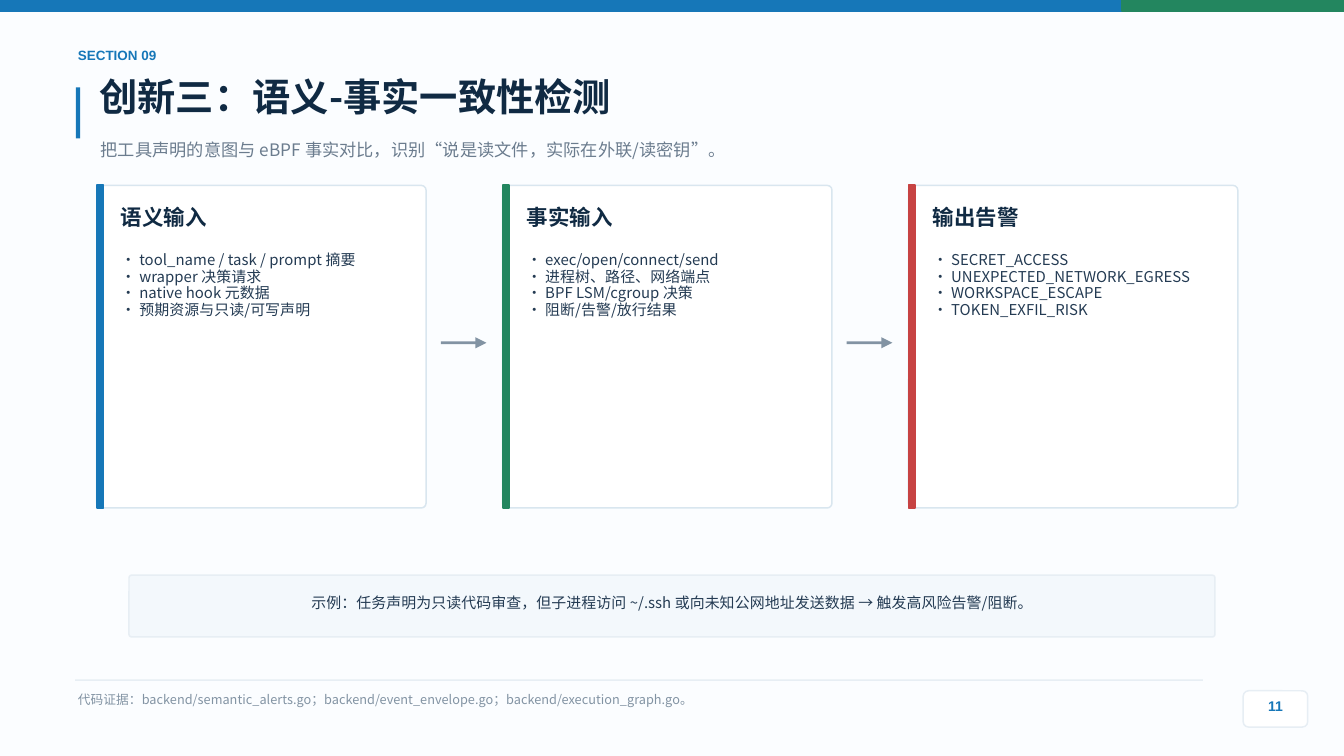
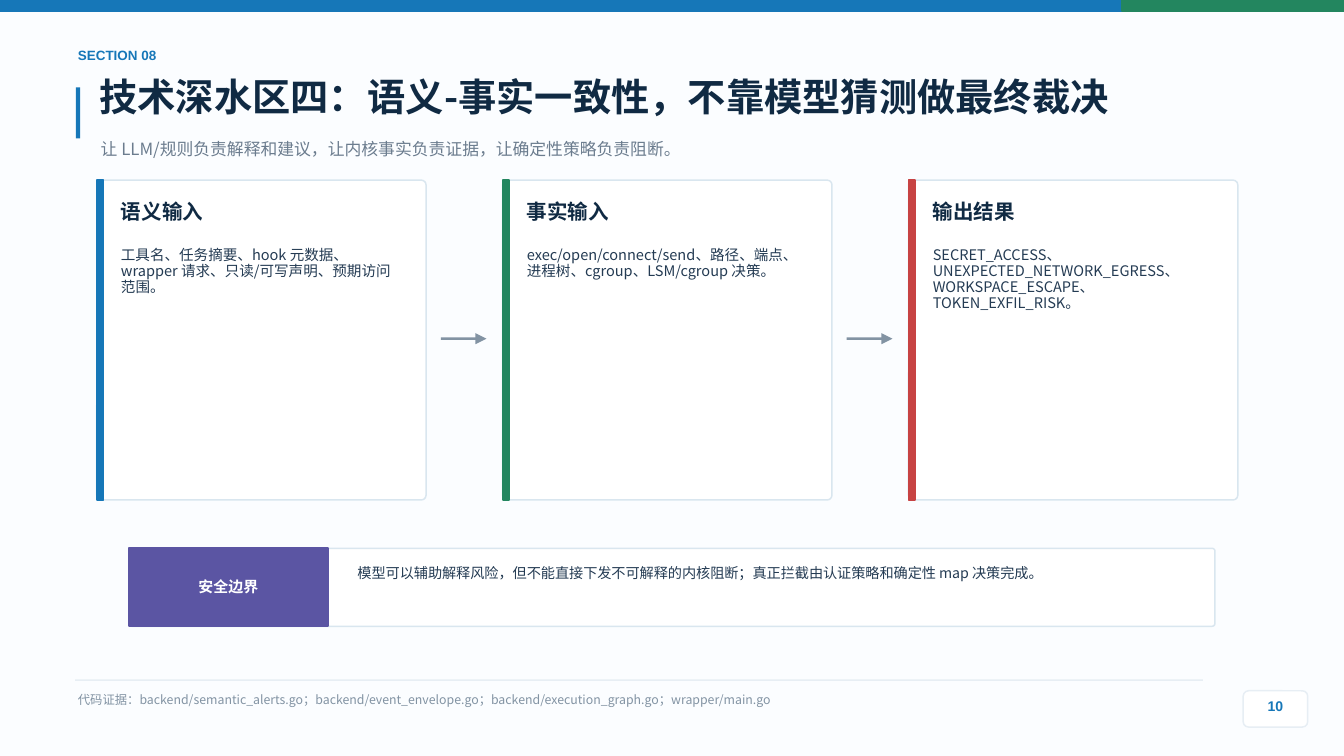
Before and after one commit to stevessr/agent-ebpf-filter, a slide deck: slide 10 of docs/competition/2026-guochuang/output/final/Agent-eBPF-Filter-项目答辩路演PPT-浅色优化版.pptx (slide 11 before the commit). Drawn at 1344x756 pixels with LibreOffice and Linux fonts; fonts in the diff are those of the drawing. Boxes give left, top, right and bottom in pixels: in the first picture for what was removed or moved away, otherwise in the second. Text is boxed around its words. In the diff, an @@ line names an element or a change of style, - is before the commit and + after.

```diff
--- a/docs/competition/2026-guochuang/output/final/Agent-eBPF-Filter-项目答辩路演PPT-浅色优化版.pptx
+++ b/docs/competition/2026-guochuang/output/final/Agent-eBPF-Filter-项目答辩路演PPT-浅色优化版.pptx
@@ text at [99, 78, 1108, 116]: text changed @@
-创新三：语义-事实一致性检测
+技术深水区四：语义-事实一致性，不靠模型猜测做最终裁决
@@ text at [101, 141, 680, 158]: text changed; size 9.2 to 9 pt @@
-把工具声明的意图与 eBPF 事实对比，识别“说是读文件，实际在外联/读密钥”。
+让 LLM/规则负责解释和建议，让内核事实负责证据，让确定性策略负责阻断。
@@ text "语义输入" at [121, 201, 203, 221]: size 11.5 to 11 pt @@
@@ text "事实输入" at [527, 201, 609, 221]: size 11.5 to 11 pt @@
@@ 3 rounded rectangles, 3 rectangles, 2 arrows: place and size @@
-3 rounded rectangles, 3 rectangles, 2 arrows at [97, 185, 1238, 508]
+3 rounded rectangles, 3 rectangles, 2 arrows at [97, 180, 1238, 500]
@@ text at [933, 201, 1015, 221]: text changed; size 11.5 to 11 pt @@
-输出告警
+输出结果
@@ text at [121, 247, 391, 293]: text changed; size 8 to 7.8 pt @@
-• tool_name / task / prompt 摘要
-• wrapper 决策请求
-• native hook 元数据
-• 预期资源与只读/可写声明
+工具名、任务摘要、hook 元数据、wrapper 请求、只读/可写声明、预期访问范围。
@@ text at [527, 247, 798, 280]: text changed; size 8 to 7.8 pt @@
-• exec/open/connect/send
-• 进程树、路径、网络端点
-• BPF LSM/cgroup 决策
-• 阻断/告警/放行结果
+exec/open/connect/send、路径、端点、进程树、cgroup、LSM/cgroup 决策。
@@ text at [933, 249, 1179, 310]: text changed; size 8 to 7.8 pt @@
-• SECRET_ACCESS
-• UNEXPECTED_NETWORK_EGRESS
-• WORKSPACE_ESCAPE
-• TOKEN_EXFIL_RISK
+SECRET_ACCESS、UNEXPECTED_NETWORK_EGRESS、WORKSPACE_ESCAPE、TOKEN_EXFIL_RISK。
@@ rounded rectangle: place and size @@
-rounded rectangle at [129, 575, 1215, 637]
+rounded rectangle at [129, 548, 1215, 626]
@@ rounded rectangle at [129, 548, 1215, 626]: fill #F3F8FC to #FFFFFF; outline #E7EEF4 0.8 pt to #D9E6EF 0.8 pt; proportions changed @@
@@ rectangle added at [129, 548, 328, 626], fill #5B55A3, outline #5B55A3 1 pt @@
@@ text added at [357, 566, 1043, 581], 7.6 pt, text #243B53 @@
+模型可以辅助解释风险，但不能直接下发不可解释的内核阻断；真正拦截由认证策略和确定性 map 决策完成。
@@ text added at [198, 579, 258, 594], 8 pt, text #FFFFFF, bold @@
+安全边界
@@ text removed at [311, 595, 1033, 611] @@
-示例：任务声明为只读代码审查，但子进程访问 ~/.ssh 或向未知公网地址发送数据 → 触发高风险告警/阻断。
@@ text at [78, 694, 771, 707]: text changed; size 6.8 to 6.6 pt @@
-代码证据：backend/semantic_alerts.go；backend/event_envelope.go；backend/execution_graph.go。
+代码证据：backend/semantic_alerts.go；backend/event_envelope.go；backend/execution_graph.go；wrapper/main.go
@@ text at [1268, 701, 1284, 711]: text changed @@
-11
+10
```
Also in this commit, not shown: 9 other slides changed, 10 slides added, 8 slides removed, 23 other files.
